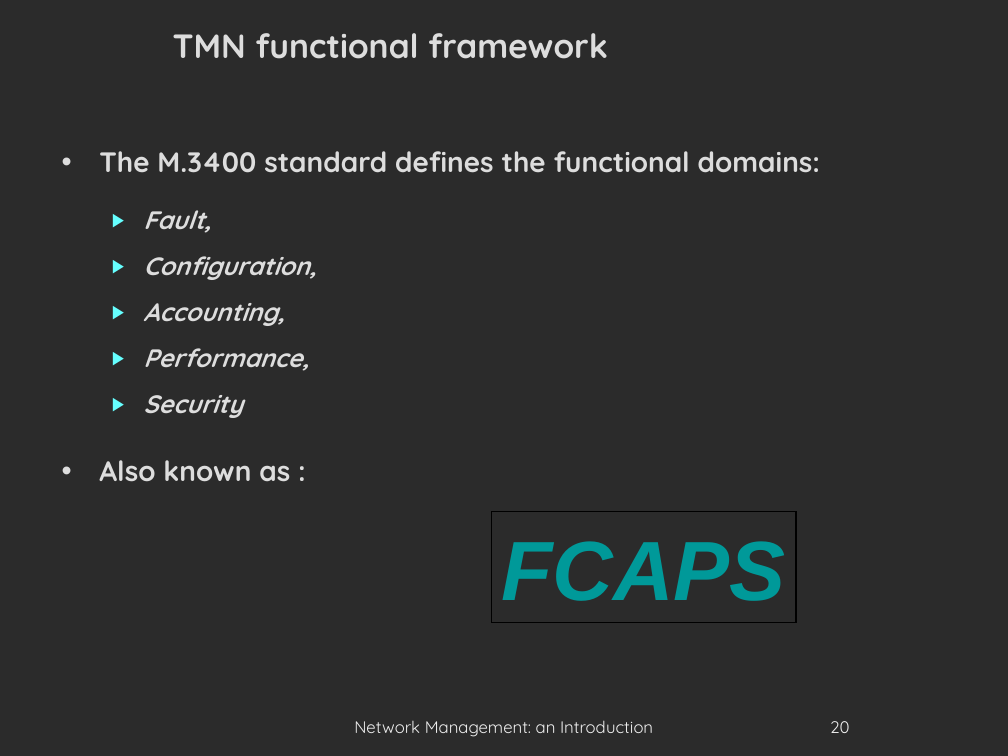
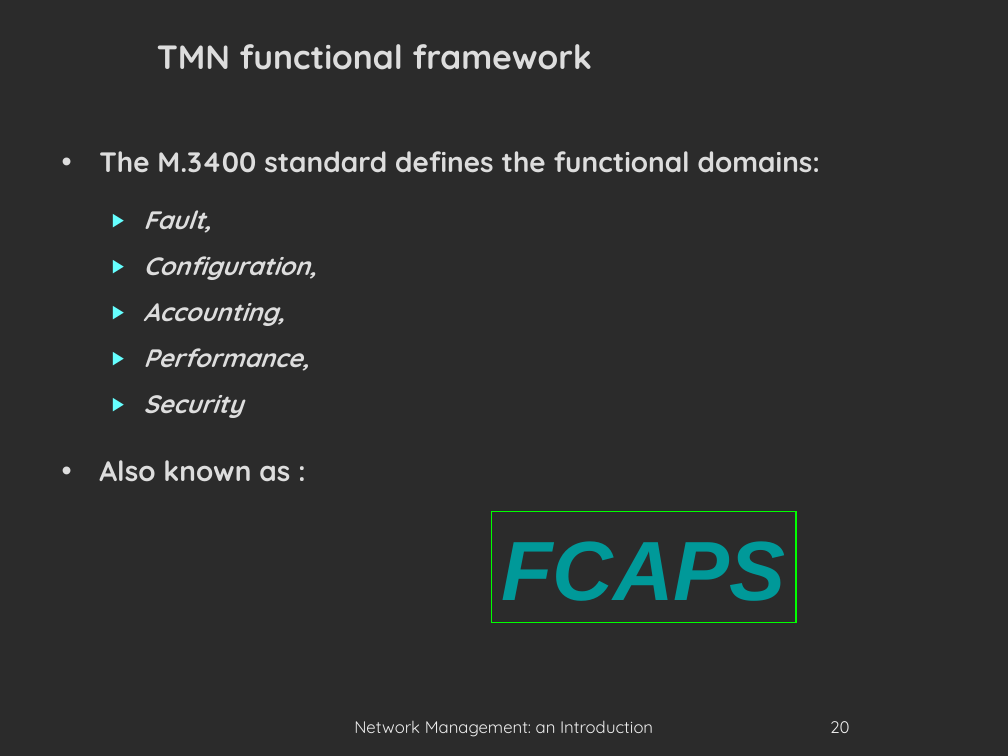
Before and after one commit to danielausparis/globals-3.00, a slide deck: slide 20 of globals-v3.00-test.odp. Drawn at 1008x756 pixels with LibreOffice and Linux fonts; fonts in the diff are those of the drawing; background and template pictures are left out; a plain dark background stands for a picture behind light text. Boxes give left, top, right and bottom in pixels: in the first picture for what was removed or moved away, otherwise in the second. Text is boxed around its words. In the diff, an @@ line names an element or a change of style, - is before the commit and + after.

```diff
--- a/globals-v3.00-test.odp
+++ b/globals-v3.00-test.odp
@@ title "TMN functional framework": place and size @@
-title "TMN functional framework" at (173, 33, 608, 59)
+title "TMN functional framework" at (157, 44, 592, 70)
@@ rectangle "FCAPS" at (491, 512, 795, 623): outline #000000 0.99 pt to #00FF00 0.99 pt @@
```
Also in this commit, not shown: 57 other slides changed, 3 slides removed.
